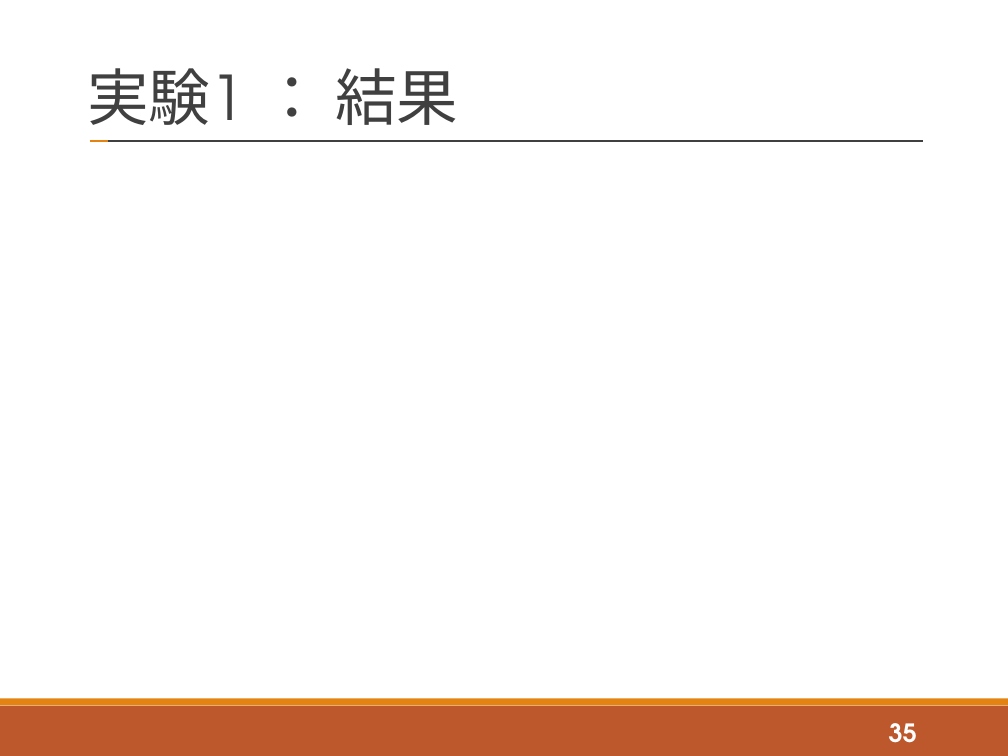
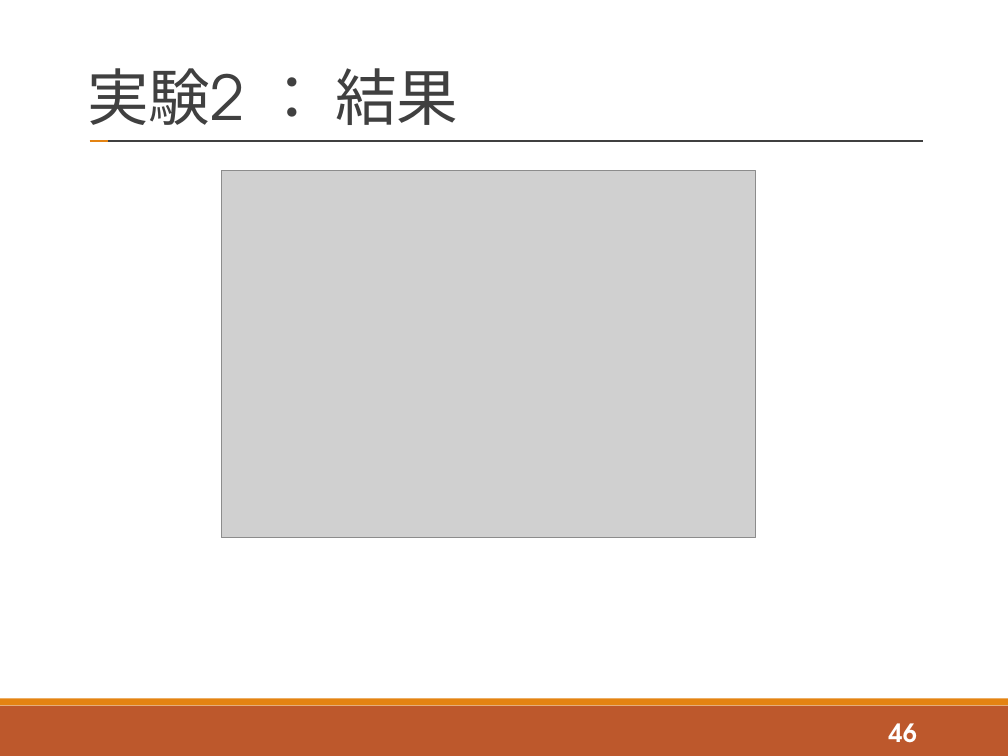
Before and after one commit to tatsuya-sugiyama/WeeklyReport, a slide deck: slide 46 of report/2020後期/2020_2nd_sugiyama.pptx (slide 35 before the commit). Drawn at 1008x756 pixels with LibreOffice and Linux fonts; fonts in the diff are those of the drawing; grey boxes stand for pictures. Boxes give left, top, right and bottom in pixels: in the first picture for what was removed or moved away, otherwise in the second. Text is boxed around its words. In the diff, an @@ line names an element or a change of style, - is before the commit and + after.

```diff
--- a/report/2020後期/2020_2nd_sugiyama.pptx
+++ b/report/2020後期/2020_2nd_sugiyama.pptx
@@ title at (88,68,458,125): text changed @@
-実験1 ： 結果
+実験2 ： 結果
@@ picture added at (221,170,756,537) @@
@@ page number at (889,723,917,743): text changed @@
-35
+46
```
Also in this commit, not shown: 10 other slides changed, 7 slides added, 6 other files.
